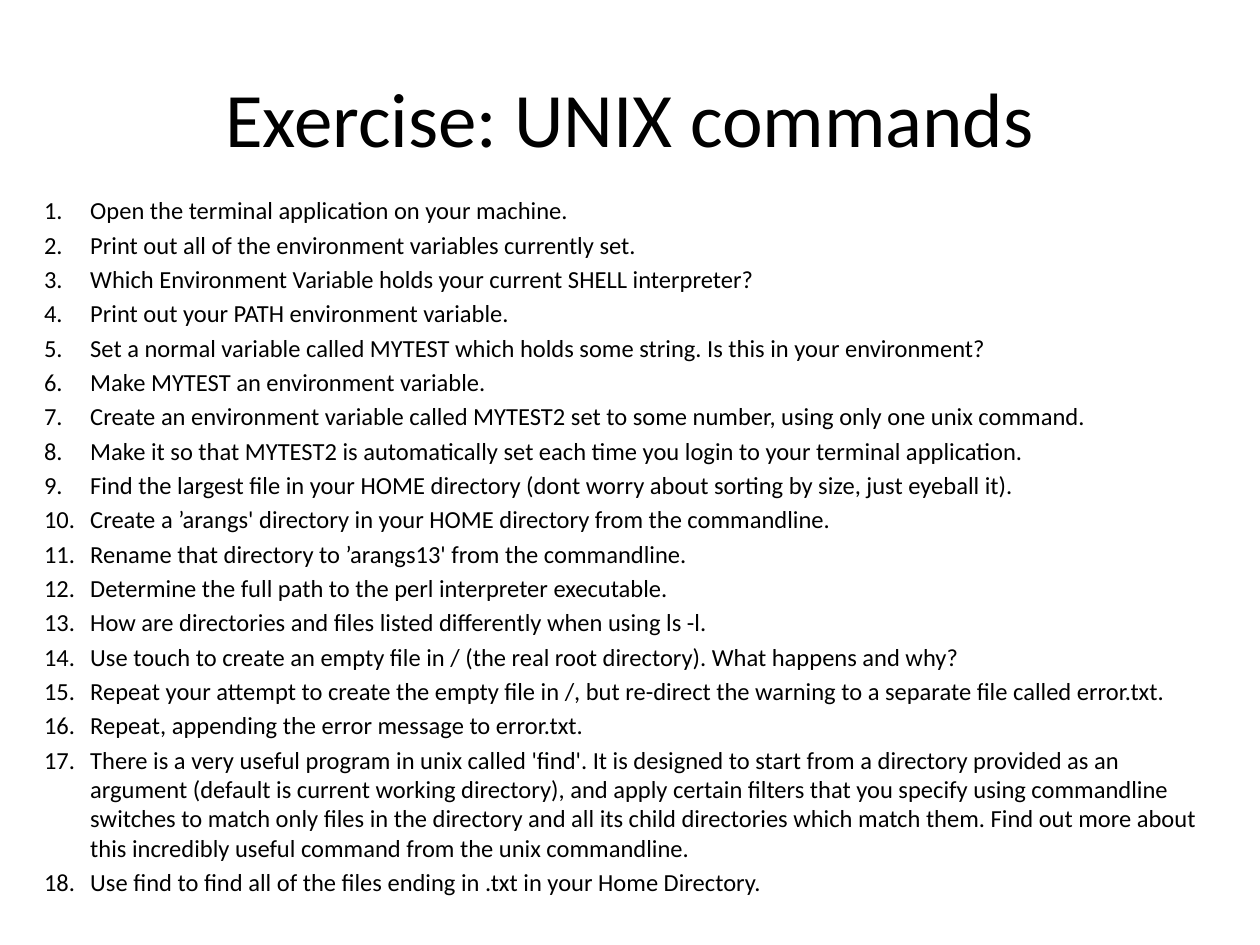
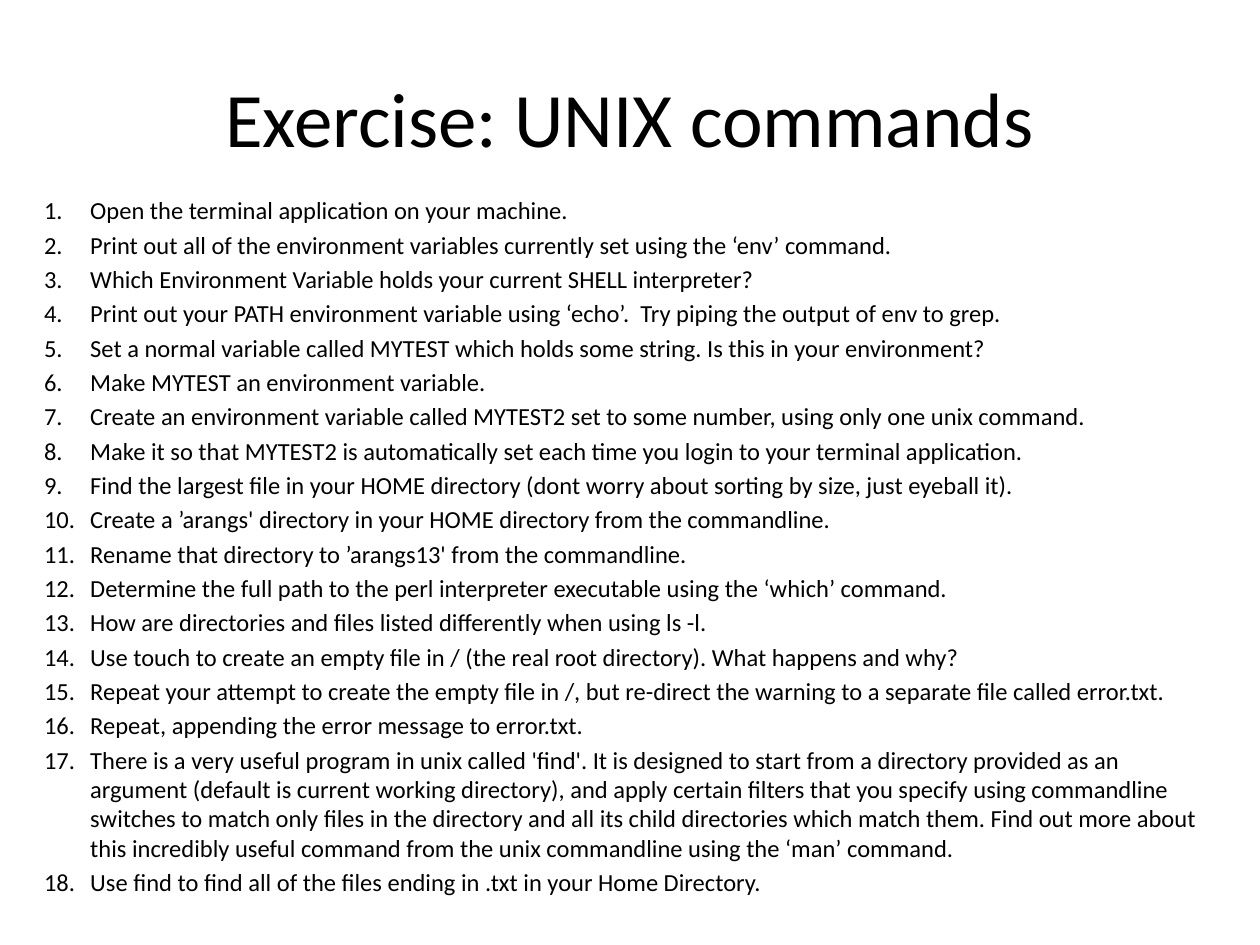
Before and after one commit to naturalis/arangs, a slide deck: slide 11 of doc/slides/day1/session3/UNIXCLI.pptx. Drawn at 1260x945 pixels with LibreOffice and Linux fonts; fonts in the diff are those of the drawing. Boxes give left, top, right and bottom in pixels: in the first picture for what was removed or moved away, otherwise in the second. Text is boxed around its words. In the diff, an @@ line names an element or a change of style, - is before the commit and + after.

```diff
--- a/doc/slides/day1/session3/UNIXCLI.pptx
+++ b/doc/slides/day1/session3/UNIXCLI.pptx
@@ text at (x1=90, y1=236, x2=891, y2=259): text changed @@
-2. Print out all of the environment variables currently set.
+2. Print out all of the environment variables currently set using the ‘env’ command.
@@ text at (x1=90, y1=304, x2=1000, y2=327): text changed @@
-4. Print out your PATH environment variable.
+4. Print out your PATH environment variable using ‘echo’. Try piping the output of env to grep.
@@ text at (x1=90, y1=579, x2=947, y2=602): text changed @@
-12. Determine the full path to the perl interpreter executable.
+12. Determine the full path to the perl interpreter executable using the ‘which’ command.
@@ text at (x1=90, y1=752, x2=1196, y2=862): text changed @@
-17. There is a very useful program in unix called 'find'. It is designed to start from a directory provided as an argument (default is current working directory), and apply certain filters that you specify using commandline switches to match only files in the directory and all its child directories which match them. Find out more about this incredibly useful command from the unix commandline.
+17. There is a very useful program in unix called 'find'. It is designed to start from a directory provided as an argument (default is current working directory), and apply certain filters that you specify using commandline switches to match only files in the directory and all its child directories which match them. Find out more about this incredibly useful command from the unix commandline using the ‘man’ command.
```
Also in this commit, not shown: 2 other slides changed.
